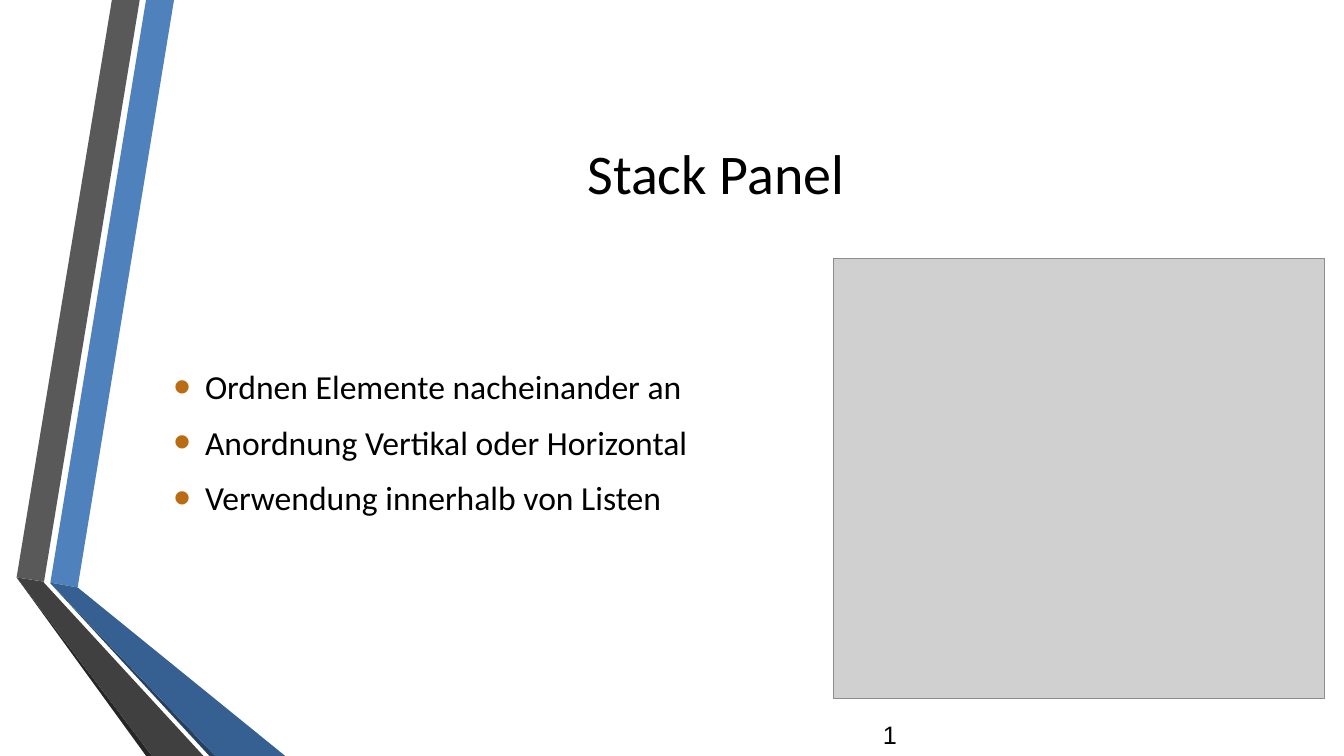
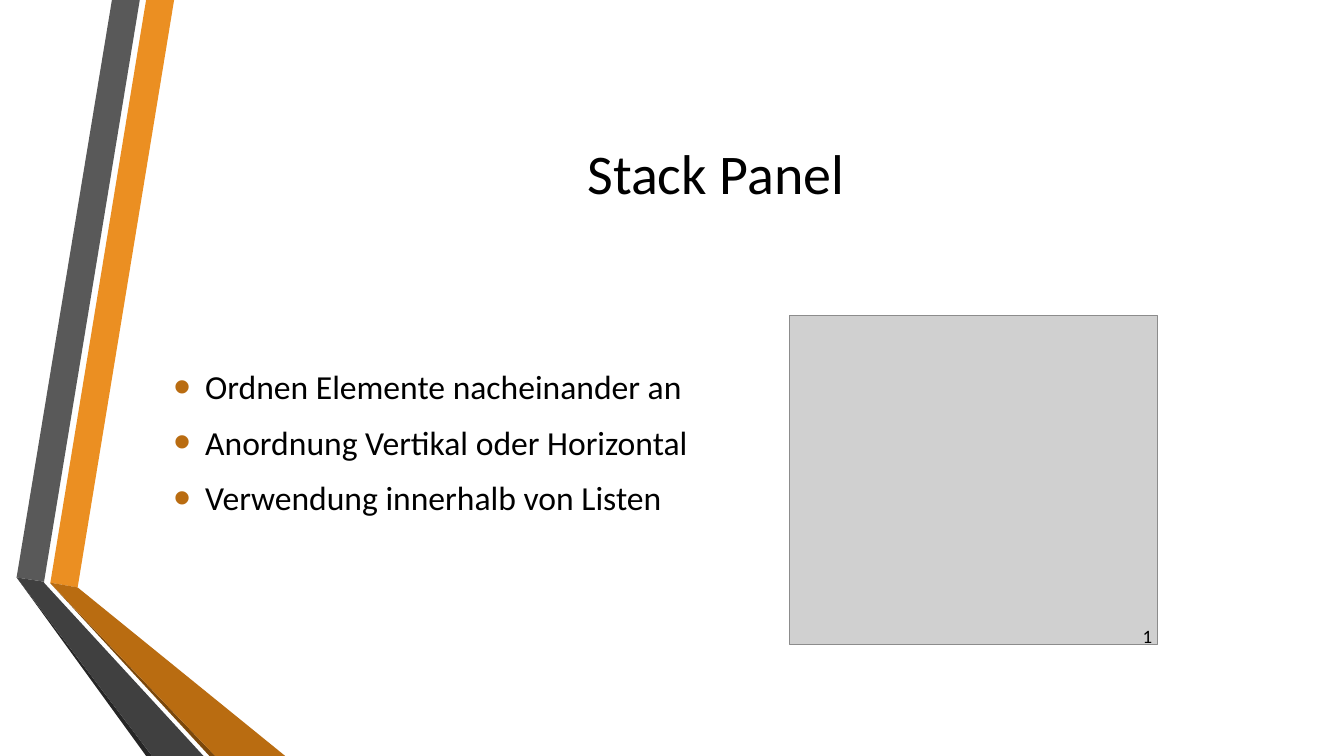
Before and after one commit to Ailer/WPF_MVVM, a slide deck: slide 7 of WPF + MVVM.pptx. Drawn at 1344x756 pixels with LibreOffice and Linux fonts; fonts in the diff are those of the drawing; grey boxes stand for pictures; background and template pictures are left out. Boxes give left, top, right and bottom in pixels: in the first picture for what was removed or moved away, otherwise in the second. Text is boxed around its words. In the diff, an @@ line names an element or a change of style, - is before the commit and + after.

```diff
--- a/WPF + MVVM.pptx
+++ b/WPF + MVVM.pptx
@@ freeform shape at [50,0,174,588]: fill #4F81BD to #EB8F22 @@
@@ picture: place and size @@
-picture at [834,259,1325,699]
+picture at [789,315,1157,644]
@@ freeform shape at [50,583,285,756]: fill #376092 to #B96C11; outline redrawn @@
@@ freeform shape at [50,584,216,756]: fill #254061 to #7B480B; outline redrawn @@
@@ text "1": place and size @@
-text "1" at [883,726,897,744]
+text "1" at [1143,631,1153,648]
@@ text "1" at [1143,631,1153,648]: size 18 to 13.5 pt, font Arial to Calibri; alignment left to centre @@
```
Also in this commit, not shown: 18 other slides changed, 19 slides added, 1 slide removed.
